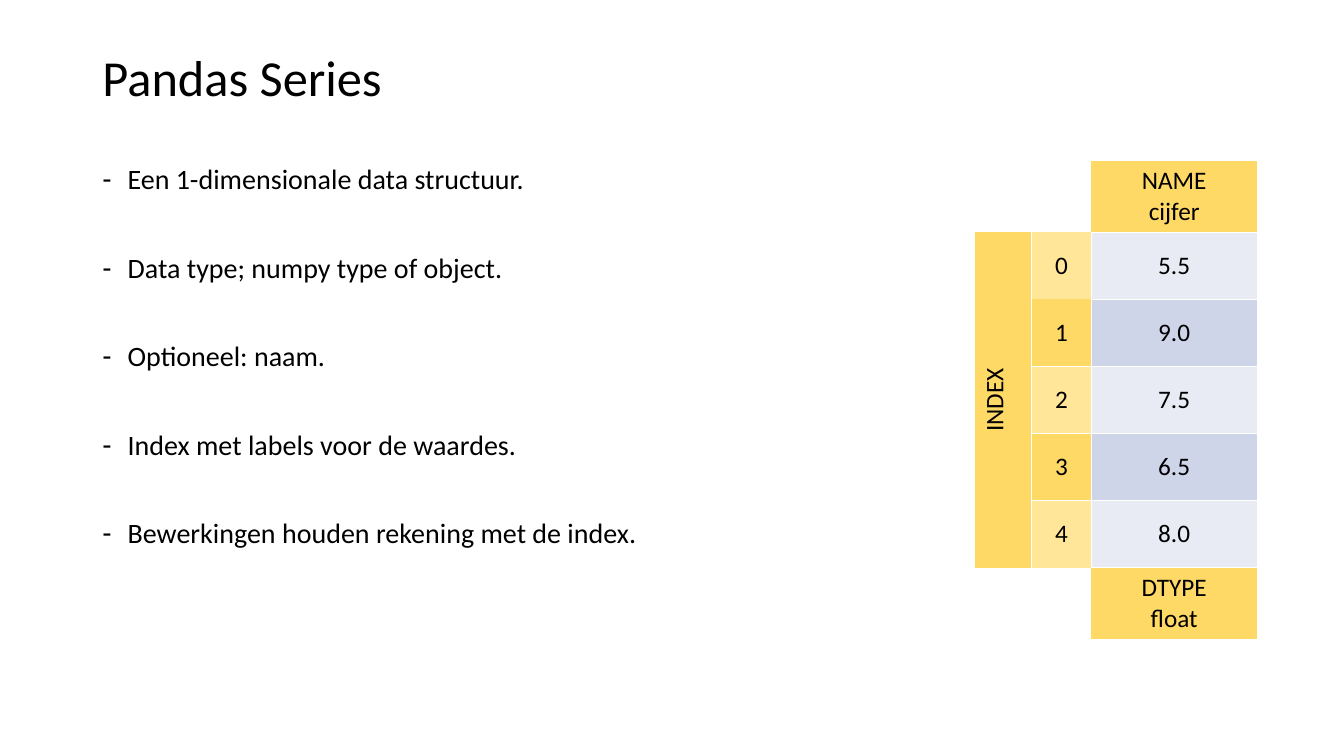
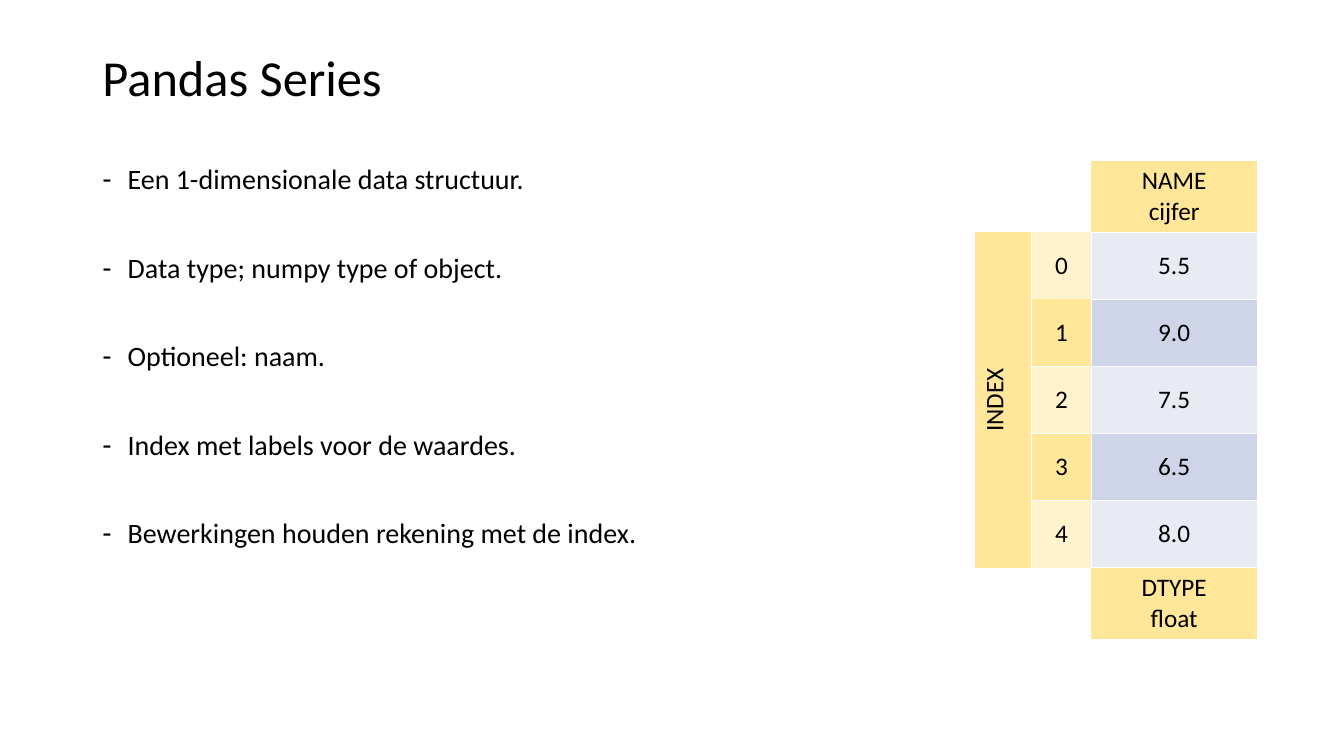
Before and after one commit to LFKoning/knowledge-sharing, a slide deck: slide 6 of python_course/3_pandas_plotting/python_cursus_3.pptx. Drawn at 1344x756 pixels with LibreOffice and Linux fonts; fonts in the diff are those of the drawing. Boxes give left, top, right and bottom in pixels: in the first picture for what was removed or moved away, otherwise in the second. Text is boxed around its words. In the diff, an @@ line names an element or a change of style, - is before the commit and + after.

```diff
--- a/python_course/3_pandas_plotting/python_cursus_3.pptx
+++ b/python_course/3_pandas_plotting/python_cursus_3.pptx
@@ table at bbox=[975, 160, 1258, 637] @@
@@ fill #FFD966 to #FFE699 in 5 cells @@
@@ fill #FFE699 to #FFF2CC in 3 cells @@
```
Also in this commit, not shown: 2 other slides changed, 4 other files.
